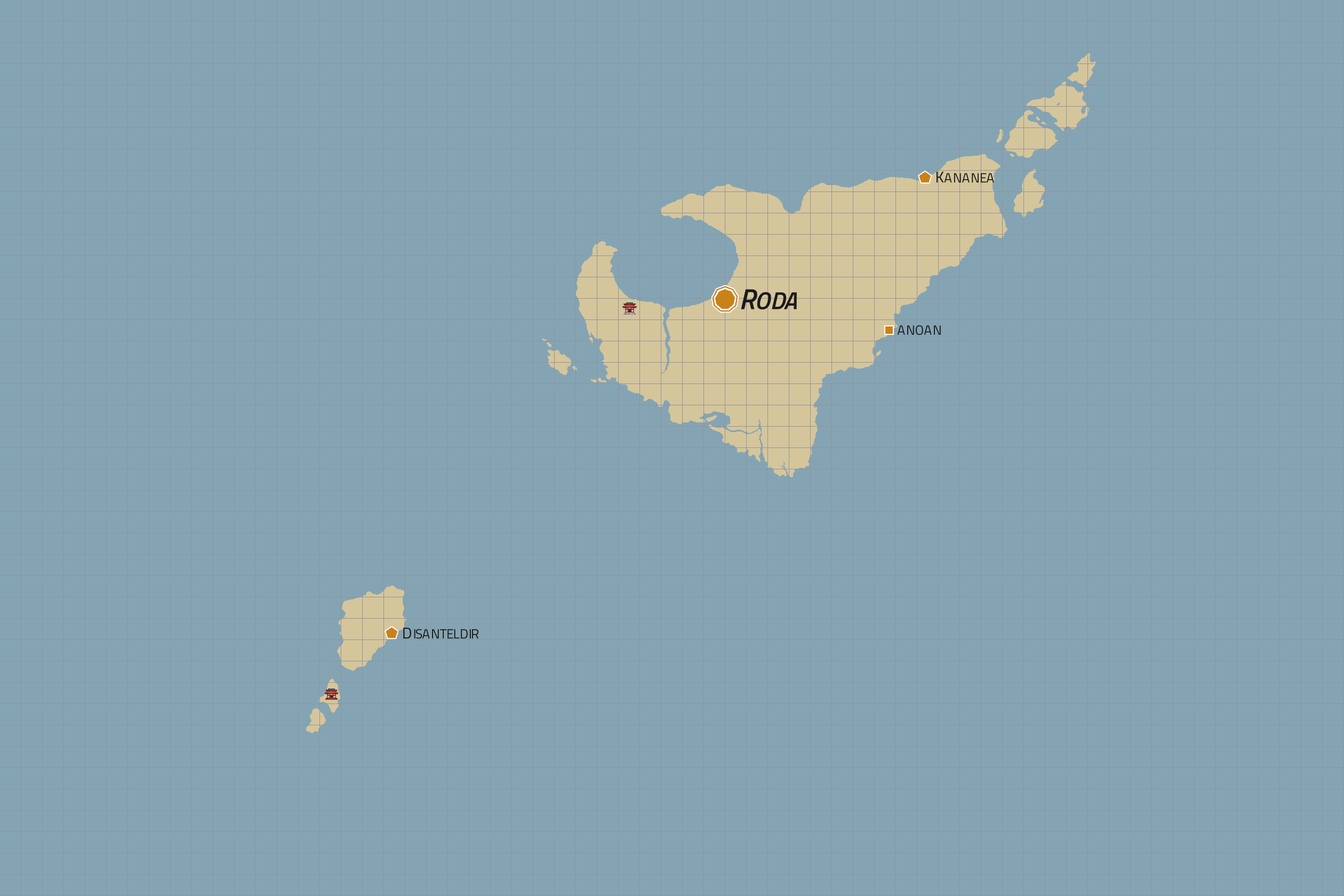
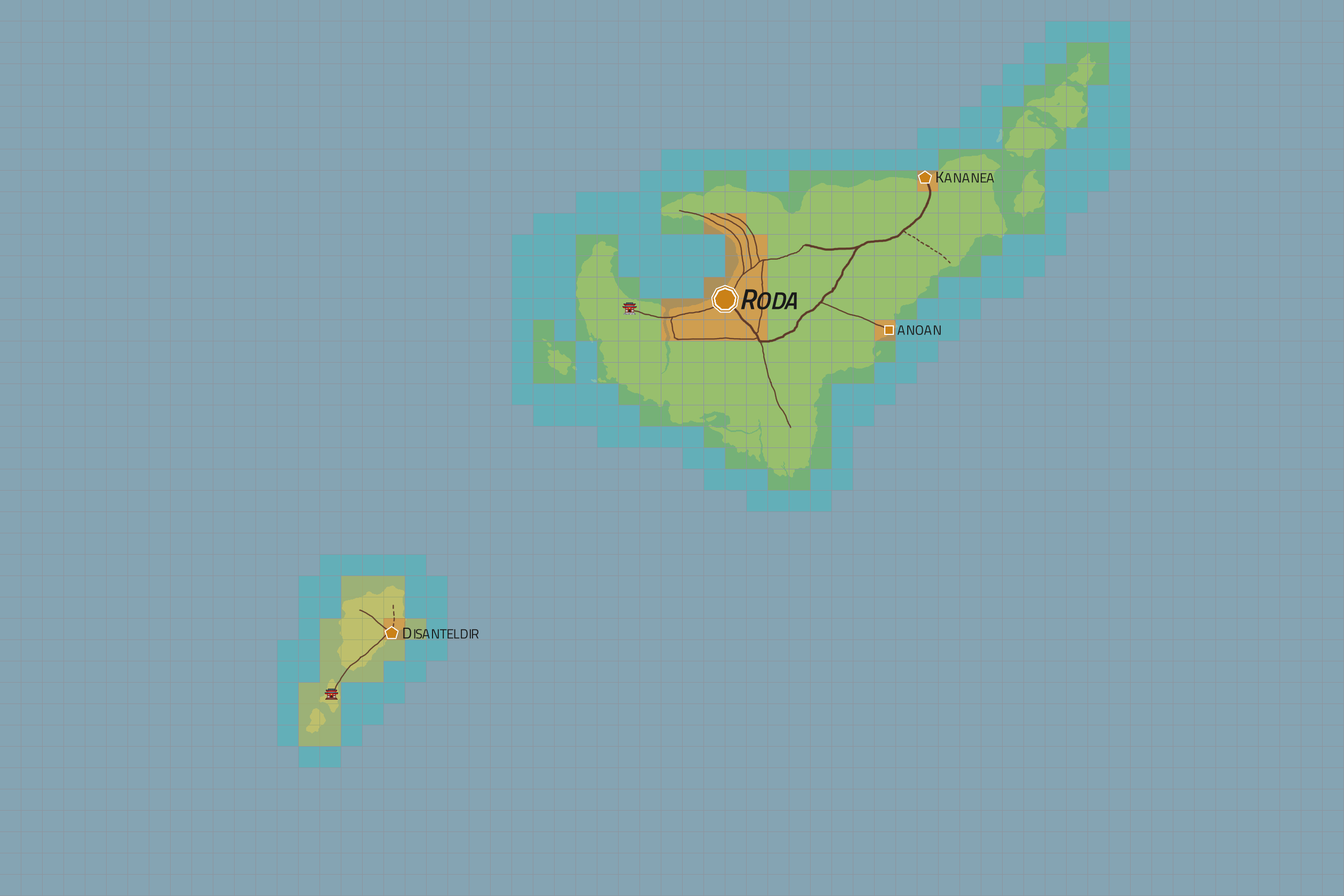
Revision of a layered 1344 x 896 image; what changed, layer by layer:
painted on "PoIs" over 305, 277, 681, 755
painted on "Settlements" over 358, 129, 1008, 675
added layer "[Temp] Roads" above "Regions" over 307, 170, 956, 717
showed "Regions", painted on it over 277, 21, 1130, 768
painted on "Grid" over 277, 21, 1130, 768
painted on "Landmass" over 277, 34, 1127, 751
painted on "Water" over 277, 21, 1130, 768
